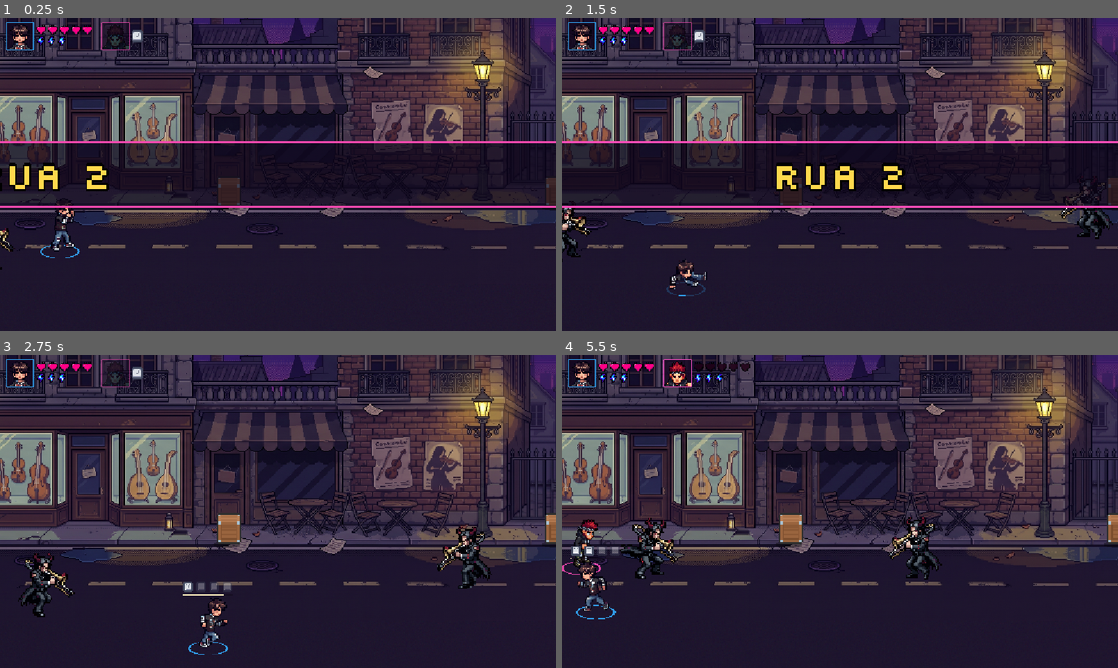
Above: before the commit, frames 1-4 (two rows, left to right).
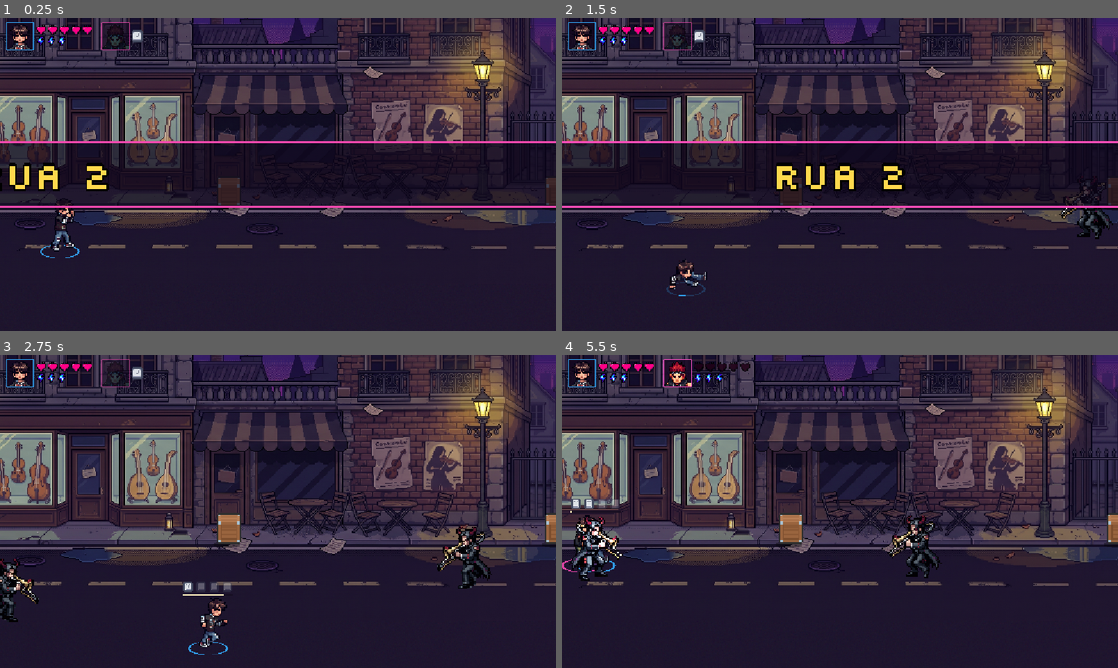
Above: after the commit, the same moments.

Repository: lucas-gif561/metalworld
Game: Godot game, scene res://fases/rua_2/rua_2.tscn
The game is run twice, just before and just after one commit, with the same random seed, the same clock (stepped at 60 frames per second) and the same inputs. This scene is started directly instead of the project's main scene. Sound files missing from this copy of the repository are replaced by a short silence.
Inputs (mouse positions are in pixels of both pictures, inside the frame that each line leads up to):
- Up to frame 1 (0.25 s): no input
- Up to frame 2 (1.5 s): tap Enter (p1_entrar) at 0.5 s; move the mouse to (962, 158) at 0.52 s; hold D (mover_direita) 0.53-1.28 s; hold F (atacar) 0.53-1.28 s; click (962, 158) at 0.67 s; move the mouse to (728, 190) at 1.27 s; hold S (mover_baixo) from 1.28 s (still down); tap G (dodge) at 1.35 s
- Up to frame 3 (2.75 s): move the mouse to (333, 442) at 2.02 s; release S (mover_baixo) at 2.03 s; hold D (mover_direita) from 2.03 s (still down); tap Y (interagir) at 2.1 s
- Up to frame 4 (5.5 s): move the mouse to (812, 574) at 2.77 s; release D (mover_direita) at 2.78 s; hold W (mover_cima) 2.78-3.53 s; tap one key every 0.75 s from 2.85 s: Enter (p1_entrar) R (p1_reiniciar) T (p1_riff_mode) J (p2_atacar); click (812, 574) at 2.92 s; move the mouse to (1006, 558) at 3.52 s; hold A (mover_esquerda) 3.53-5.03 s; move the mouse to (673, 464) at 4.27 s; move the mouse to (867, 511) at 5.02 s; hold S (mover_baixo) from 5.03 s (still down); click (867, 511) at 5.17 s

The runs differ from the first frame. In frame 1, 0.1% of the frame differs, in the area x 0-3%, y 67-81%; in frame 2, 0.4%; in frame 3, 1.3%; in frame 4, 3.1%, in the area x 0-69%, y 46-85%.

Commit message:
Ruas: inimigos de trás nascem longe da tela e barra no Maestro
- GerenciadorOndas: quem nasce atrás da tela (ou colado na borda
  esquerda) nasce pelo menos margem_atras (260 px) fora dela. Na rua 2 os
  pontos ficavam quase na borda e o inimigo chegava no jogador na hora em
  que a câmera passava de arena.
- O Maestro (miniboss da rua 2) ganha a barra de vida dos minibosses.

Co-Authored-By: Claude Opus 5.5 <noreply@anthropic.com>

Diff:
--- a/fases/comum/gerenciador_ondas.gd
+++ b/fases/comum/gerenciador_ondas.gd
@@ -10,6 +10,10 @@
 
 @export var cena_inimigo: PackedScene
 @export var intervalo_ondas = 1.5
+## Quem nasce atrás (à esquerda da tela, por onde o jogador acabou de entrar)
+## nasce pelo menos isso fora da tela, para não surgir em cima dele.
+## Vale também para pontos colados na borda esquerda.
+@export var margem_atras = 260.0
 
 @onready var spawns = $"../Spawns"
 
@@ -60,12 +64,24 @@
 			push_warning("Ponto %s sem inimigo e GerenciadorOndas sem cena_inimigo" % ponto.name)
 			continue
 
-		_criar_inimigo(cena, ponto.global_position)
+		_criar_inimigo(cena, _afastar_de_tras(ponto.global_position))
 
 	print("Inimigos na onda: ", inimigos_vivos)
 
 	if inimigos_vivos == 0:
 		call_deferred("inimigo_morreu", true)
+
+
+## Empurra para longe os pontos que ficariam colados na borda esquerda da tela
+func _afastar_de_tras(posicao: Vector2) -> Vector2:
+	var fase = get_parent()
+	if not fase.has_method("limites_arena"):
+		return posicao
+	# limites_arena() tem 40 px de folga para dentro da tela
+	var borda_esquerda = fase.limites_arena().position.x - 40.0
+	if posicao.x < borda_esquerda + 60.0:
+		posicao.x = minf(posicao.x, borda_esquerda - margem_atras)
+	return posicao
 
 
 func invocar_inimigo(cena: PackedScene, posicao: Vector2) -> Node2D:
--- a/fases/rua_2/inimigos/maestro/maestro.tscn
+++ b/fases/rua_2/inimigos/maestro/maestro.tscn
@@ -3,6 +3,7 @@
 [ext_resource type="PackedScene" path="res://inimigos/base/inimigo.tscn" id="1_base"]
 [ext_resource type="SpriteFrames" path="res://fases/rua_2/sprites/maestro/maestro.tres" id="2_frames"]
 [ext_resource type="Script" path="res://fases/rua_2/inimigos/pulso_orquestra.gd" id="3_pulso"]
+[ext_resource type="PackedScene" path="res://ui/barra_vida_miniboss.tscn" id="4_barra"]
 
 [sub_resource type="RectangleShape2D" id="ColisaoMaestro"]
 size = Vector2(64, 18)
@@ -32,3 +33,5 @@
 
 [node name="SaidaBatuta" type="Marker2D" parent="." index="3"]
 position = Vector2(48, -43)
+
+[node name="BarraVida" parent="." instance=ExtResource("4_barra")]
